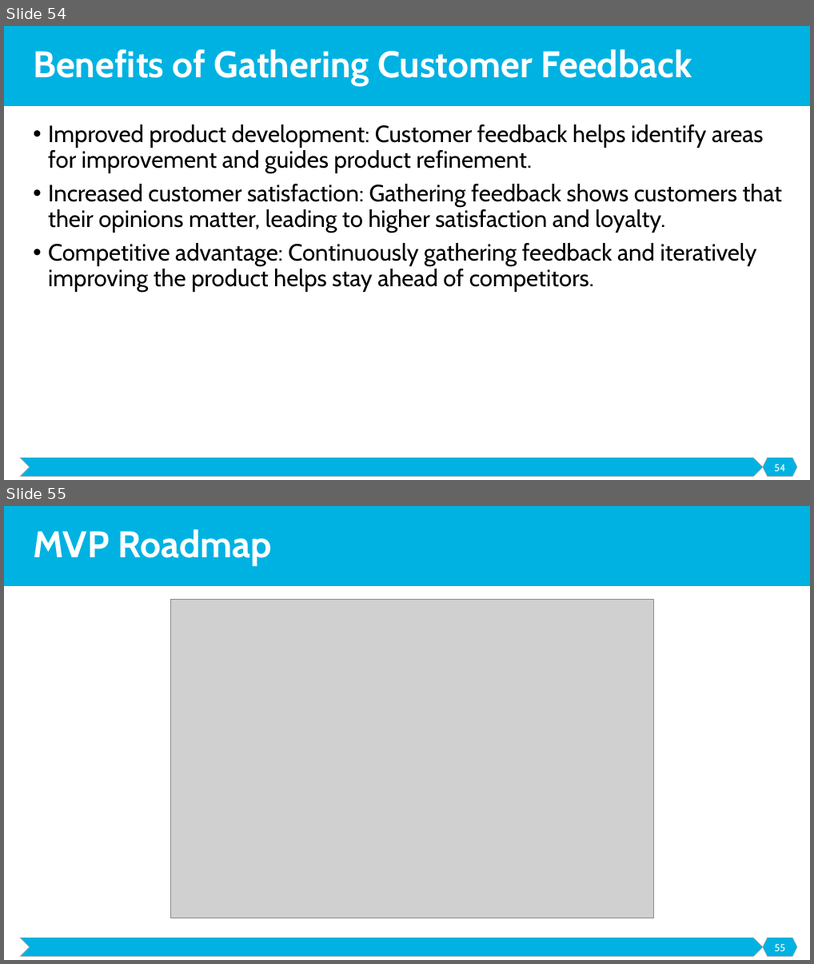
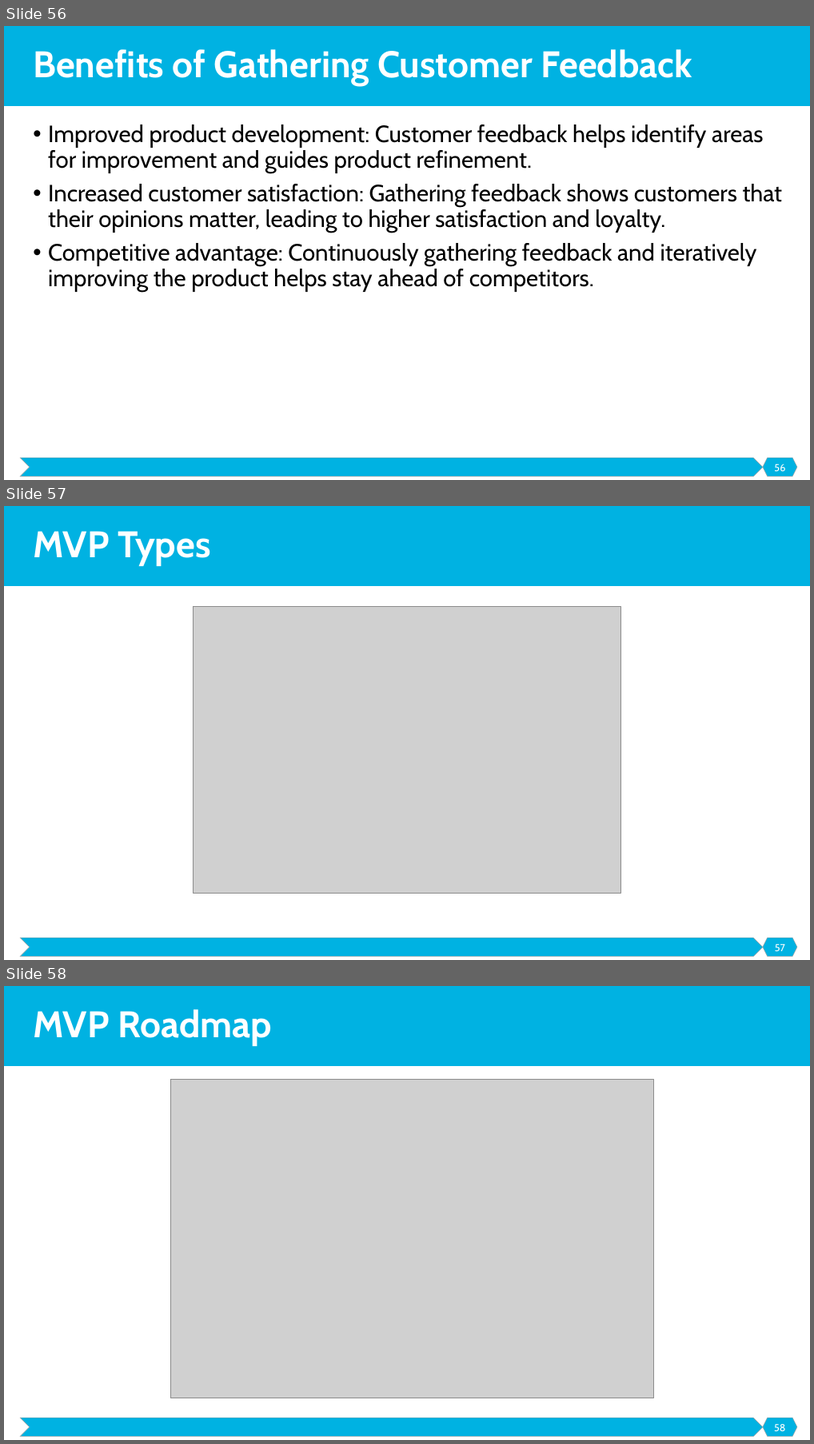
Before and after one commit to malenezi/malenezi, a slide deck: SE495/Lectures/4-Development and Prototyping/Development and Prototyping.pptx. Shown one above the other, each under a label of ours: slides 54 and 55 before the commit, slides 56, 57 and 58 after it. The pictures are 814x964 and 814x1444 pixels, drawn with LibreOffice and Linux fonts; fonts in the diff are those of the drawing; grey boxes stand for pictures. Boxes give left, top, right and bottom in pixels: in the first picture for what was removed or moved away, otherwise in the second. Text is boxed around its words. In the diff, an @@ line names an element or a change of style, - is before the commit and + after.

```diff
--- a/SE495/Lectures/4-Development and Prototyping/Development and Prototyping.pptx
+++ b/SE495/Lectures/4-Development and Prototyping/Development and Prototyping.pptx
@@ slide 57 added at (4,506,810,960), background #FFFFFF; not listed: 3 template elements that a slide beside it also shows @@
@@ title added at (33,531,211,566), 44 pt, text #FFFFFF, bold @@
+MVP Types
@@ picture added at (193,607,621,893) @@
@@ page number added at (775,944,786,951), 12 pt, text #FFFFFF @@
+57
@@ what was slide 54 is now slide 56 @@
@@ page number at (774,464,786,471): text changed @@
-54
+56
@@ what was slide 55 is now slide 58 @@
@@ page number at (774,1424,786,1431): text changed @@
-55
+58
```
Also in this commit, not shown: 2 slides changed, 2 other slides added, 1 other file.
